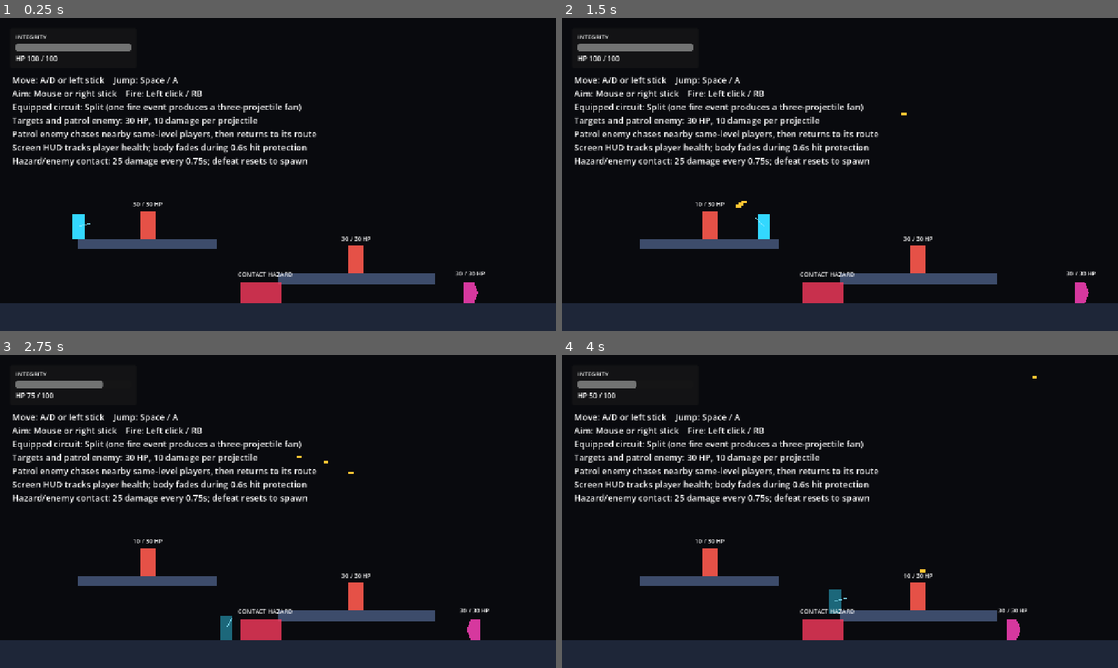
Above: before the commit, frames 1-4 (two rows, left to right).
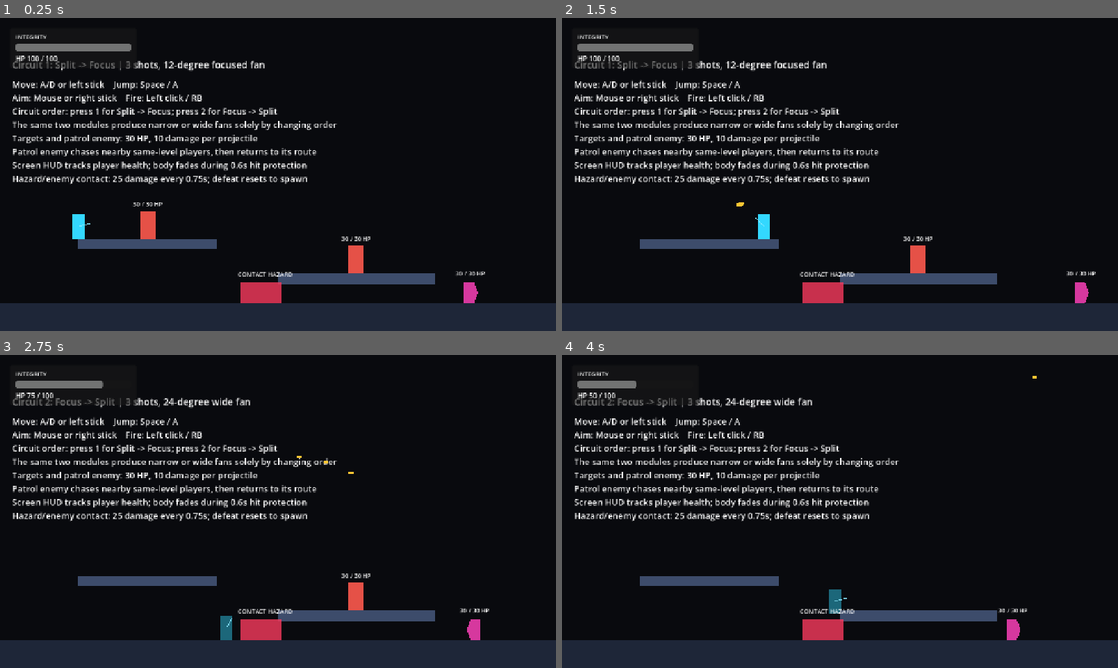
Above: after the commit, the same moments.

Repository: YangYuS8/riftwire
Game: Godot game, scene res://game/actors/player/movement_lab.tscn
Same seed, same stepped clock (60 frames per second), same inputs: the game is played once before the commit and once after it.
Inputs (mouse positions are in pixels of both pictures, inside the frame that each line leads up to):
- Up to frame 1 (0.25 s): no input
- Up to frame 2 (1.5 s): tap Enter at 0.5 s; move the mouse to (962, 158) at 0.52 s; hold D (move_right) from 0.53 s (still down); click (962, 158) at 0.6 s; tap Space (jump) at 0.77 s; tap 1 at 0.8, 1.35 s; move the mouse to (728, 190) at 1.27 s; click (728, 190) at 1.42 s
- Up to frame 3 (2.75 s): tap Space (jump) at 1.52 s; tap 2 at 1.55, 2.1 s; move the mouse to (333, 442) at 2.02 s; release D (move_right) at 2.03 s; hold A (move_left) from 2.03 s (still down); click (333, 442) at 2.3 s
- Up to frame 4 (4 s): move the mouse to (812, 574) at 2.77 s; release A (move_left) at 2.78 s; hold D (move_right) from 2.78 s (still down); click (812, 574) at 2.85 s; tap Space (jump) at 3.02, 3.77 s; tap 1 at 3.05, 3.6 s; move the mouse to (1006, 558) at 3.52 s; click (1006, 558) at 3.67 s; tap 2 at 3.8 s

The runs differ from the first frame. In frame 1, 8.1% of the frame differs, in the area x 2-61%, y 13-54%; in frame 2, 8.4%; in frame 3, 8.4%; in frame 4, 8.7%, in the area x 2-67%, y 13-82%.

Commit message:
feat: add playable Focus circuit order comparison

Diff:
--- /dev/null
+++ b/game/actors/player/movement_lab.gd
@@ -0,0 +1,108 @@
+extends Node2D
+class_name MovementLab
+
+signal circuit_changed(order: int, display_name: String)
+
+enum CircuitOrder {
+	SPLIT_THEN_FOCUS,
+	FOCUS_THEN_SPLIT,
+}
+
+const SPLIT_MODULE: Resource = preload(
+	"res://game/content/modules/default_split_module.tres"
+)
+const FOCUS_MODULE: Resource = preload(
+	"res://game/content/modules/default_focus_module.tres"
+)
+const SPLIT_THEN_FOCUS_LABEL: String = (
+	"Circuit 1: Split -> Focus | 3 shots, 12-degree focused fan"
+)
+const FOCUS_THEN_SPLIT_LABEL: String = (
+	"Circuit 2: Focus -> Split | 3 shots, 24-degree wide fan"
+)
+
+var _selected_circuit: int = CircuitOrder.SPLIT_THEN_FOCUS
+var _weapon: PlayerWeapon
+var _circuit_status: Label
+
+
+func _ready() -> void:
+	_resolve_dependencies()
+	select_circuit(CircuitOrder.SPLIT_THEN_FOCUS)
+
+
+func _unhandled_key_input(event: InputEvent) -> void:
+	if not event is InputEventKey:
+		return
+	var key_event := event as InputEventKey
+	if not key_event.pressed or key_event.echo:
+		return
+	var pressed_key := (
+		key_event.physical_keycode
+		if key_event.physical_keycode != 0
+		else key_event.keycode
+	)
+	match pressed_key:
+		KEY_1:
+			select_circuit(CircuitOrder.SPLIT_THEN_FOCUS)
+		KEY_2:
+			select_circuit(CircuitOrder.FOCUS_THEN_SPLIT)
+
+
+func select_circuit(order: int) -> void:
+	_resolve_dependencies()
+	match order:
+		CircuitOrder.SPLIT_THEN_FOCUS:
+			_apply_circuit(
+				order,
+				SPLIT_THEN_FOCUS_LABEL,
+				SPLIT_MODULE,
+				FOCUS_MODULE
+			)
+		CircuitOrder.FOCUS_THEN_SPLIT:
+			_apply_circuit(
+				order,
+				FOCUS_THEN_SPLIT_LABEL,
+				FOCUS_MODULE,
+				SPLIT_MODULE
+			)
+		_:
+			assert(false, "Unknown movement-lab circuit order: %s" % order)
+
+
+func get_selected_circuit() -> int:
+	return _selected_circuit
+
+
+func get_player_weapon() -> PlayerWeapon:
+	_resolve_dependencies()
+	return _weapon
+
+
+func get_circuit_status_text() -> String:
+	_resolve_dependencies()
+	return _circuit_status.text
+
+
+func _apply_circuit(
+	order: int,
+	display_name: String,
+	first_module: Resource,
+	second_module: Resource
+) -> void:
+	var configured_modules: Array[Resource] = []
+	configured_modules.append(first_module)
+	configured_modules.append(second_module)
+	_weapon.modules = configured_modules
+	_selected_circuit = order
+	_circuit_status.text = display_name
+	circuit_changed.emit(order, display_name)
+
+
+func _resolve_dependencies() -> void:
+	if _weapon == null:
+		_weapon = get_node_or_null("Player/Weapon") as PlayerWeapon
+	if _circuit_status == null:
+		_circuit_status = get_node_or_null("CircuitStatus") as Label
+	assert(_weapon != null, "MovementLab requires Player/Weapon.")
+	assert(_circuit_status != null, "MovementLab requires CircuitStatus.")
--- a/game/actors/player/movement_lab.tscn
+++ b/game/actors/player/movement_lab.tscn
@@ -1,10 +1,11 @@
-[gd_scene load_steps=9 format=3]
+[gd_scene load_steps=10 format=3]
 
 [ext_resource type="PackedScene" path="res://game/actors/player/player.tscn" id="1_player"]
 [ext_resource type="PackedScene" path="res://game/actors/enemies/target_dummy/target_dummy.tscn" id="2_dummy"]
 [ext_resource type="PackedScene" path="res://game/combat/damage/contact_damage_area.tscn" id="3_hazard"]
 [ext_resource type="PackedScene" path="res://game/actors/enemies/patrol_enemy/patrol_enemy.tscn" id="4_patrol_enemy"]
 [ext_resource type="PackedScene" path="res://game/ui/player_health_hud.tscn" id="5_health_hud"]
+[ext_resource type="Script" path="res://game/actors/player/movement_lab.gd" id="6_lab"]
 
 [sub_resource type="RectangleShape2D" id="RectangleShape2D_floor"]
 size = Vector2(1280, 64)
@@ -16,6 +17,7 @@
 size = Vector2(360, 24)
 
 [node name="MovementLab" type="Node2D"]
+script = ExtResource("6_lab")
 
 [node name="Camera2D" type="Camera2D" parent="."]
 position = Vector2(640, 360)
@@ -70,10 +72,18 @@
 position = Vector2(1060, 624)
 patrol_half_width = 140.0
 
+[node name="CircuitStatus" type="Label" parent="."]
+offset_left = 28.0
+offset_top = 92.0
+offset_right = 900.0
+offset_bottom = 124.0
+theme_override_font_sizes/font_size = 22
+text = "Circuit 1: Split -> Focus | 3 shots, 12-degree focused fan"
+
 [node name="Instructions" type="Label" parent="."]
 offset_left = 28.0
-offset_top = 128.0
+offset_top = 138.0
 offset_right = 1240.0
-offset_bottom = 316.0
+offset_bottom = 342.0
 theme_override_font_sizes/font_size = 20
-text = "Move: A/D or left stick    Jump: Space / A\nAim: Mouse or right stick    Fire: Left click / RB\nEquipped circuit: Split (one fire event produces a three-projectile fan)\nTargets and patrol enemy: 30 HP, 10 da …(235 unchanged characters)…
+text = "Move: A/D or left stick    Jump: Space / A\nAim: Mouse or right stick    Fire: Left click / RB\nCircuit order: press 1 for Split -> Focus; press 2 for Focus -> Split\nThe same two modules produce narrow or wide fans solely by changing order\nTargets and patrol enemy: 30 HP, 10 da …(235 unchanged characters)…
--- a/game/combat/weapons/player_weapon.tscn
+++ b/game/combat/weapons/player_weapon.tscn
@@ -1,13 +1,14 @@
-[gd_scene load_steps=4 format=3]
+[gd_scene load_steps=5 format=3]
 
 [ext_resource type="Script" path="res://game/combat/weapons/player_weapon.gd" id="1_weapon"]
 [ext_resource type="Resource" path="res://game/combat/weapons/default_base_weapon_config.tres" id="2_config"]
 [ext_resource type="Resource" path="res://game/content/modules/default_split_module.tres" id="3_split"]
+[ext_resource type="Resource" path="res://game/content/modules/default_focus_module.tres" id="4_focus"]
 
 [node name="Weapon" type="Node2D"]
 script = ExtResource("1_weapon")
 config = ExtResource("2_config")
-modules = Array[Resource]([ExtResource("3_split")])
+modules = Array[Resource]([ExtResource("3_split"), ExtResource("4_focus")])
 
 [node name="AimLine" type="Line2D" parent="."]
 points = PackedVector2Array(0, 0, 28, 0)
--- a/game/combat/weapons/shot_spec.gd
+++ b/game/combat/weapons/shot_spec.gd
@@ -64,6 +64,17 @@
 	)
 
 
+func with_direction(p_direction: Vector2, module_id: StringName = &"") -> ShotSpec:
+	return ShotSpec.new(
+		p_direction,
+		_speed,
+		_lifetime_seconds,
+		_damage,
+		_generation_depth,
+		_provenance_with(module_id)
+	)
+
+
 func with_damage(p_damage: float, module_id: StringName = &"") -> ShotSpec:
 	return ShotSpec.new(
 		_direction,
--- /dev/null
+++ b/game/content/modules/default_focus_module.tres
@@ -0,0 +1,7 @@
+[gd_resource type="Resource" script_class="FocusShotModule" load_steps=2 format=3]
+
+[ext_resource type="Script" path="res://game/content/modules/focus_shot_module.gd" id="1_focus"]
+
+[resource]
+script = ExtResource("1_focus")
+strength = 0.5
--- /dev/null
+++ b/game/content/modules/focus_shot_module.gd
@@ -0,0 +1,44 @@
+extends WeaponModule
+class_name FocusShotModule
+
+@export_range(0.0, 1.0, 0.01) var strength: float = 0.5
+
+
+func _init() -> void:
+	module_id = &"focus"
+
+
+func transform(shots: Array[ShotSpec]) -> Array[ShotSpec]:
+	var valid_shots: Array[ShotSpec] = []
+	var direction_sum := Vector2.ZERO
+	for shot in shots:
+		if shot == null:
+			continue
+		valid_shots.append(shot)
+		direction_sum += shot.direction
+
+	if valid_shots.is_empty():
+		return []
+
+	var center_direction := direction_sum.normalized()
+	if center_direction.length_squared() <= 0.000001:
+		center_direction = valid_shots[0].direction
+
+	var focus_amount := clampf(strength, 0.0, 1.0)
+	var output: Array[ShotSpec] = []
+	for shot in valid_shots:
+		var angle_delta := wrapf(
+			center_direction.angle() - shot.direction.angle(),
+			-PI,
+			PI
+		)
+		var focused_direction := shot.direction.rotated(angle_delta * focus_amount)
+		output.append(shot.with_direction(focused_direction, module_id))
+	return output
+
+
+func validation_errors() -> PackedStringArray:
+	var errors := super.validation_errors()
+	if strength < 0.0 or strength > 1.0:
+		errors.append("strength must be between zero and one")
+	return errors
--- /dev/null
+++ b/tests/integration/combat/test_movement_lab_circuit.gd
@@ -0,0 +1,49 @@
+extends GutTest
+
+const MOVEMENT_LAB_SCENE: PackedScene = preload(
+	"res://game/actors/player/movement_lab.tscn"
+)
+
+
+func test_lab_switches_between_real_module_orders() -> void:
+	var lab := MOVEMENT_LAB_SCENE.instantiate() as MovementLab
+	add_child_autofree(lab)
+	await get_tree().process_frame
+	var weapon := lab.get_player_weapon()
+	weapon.simulate_input(
+		PlayerInputFrame.new(0.0, false, false, Vector2.RIGHT),
+		0.0
+	)
+
+	var focused_fan := weapon.build_shot_specs()
+
+	assert_eq(lab.get_selected_circuit(), MovementLab.CircuitOrder.SPLIT_THEN_FOCUS)
+	assert_eq(focused_fan.size(), 3)
+	assert_almost_eq(_fan_width_degrees(focused_fan), 12.0, 0.001)
+	assert_eq(
+		focused_fan[0].provenance,
+		PackedStringArray(["split", "focus"])
+	)
+	assert_true(lab.get_circuit_status_text().contains("Split -> Focus"))
+
+	lab.select_circuit(MovementLab.CircuitOrder.FOCUS_THEN_SPLIT)
+	var wide_fan := weapon.build_shot_specs()
+
+	assert_eq(lab.get_selected_circuit(), MovementLab.CircuitOrder.FOCUS_THEN_SPLIT)
+	assert_eq(wide_fan.size(), 3)
+	assert_almost_eq(_fan_width_degrees(wide_fan), 24.0, 0.001)
+	assert_true(_fan_width_degrees(wide_fan) > _fan_width_degrees(focused_fan))
+	assert_eq(
+		wide_fan[0].provenance,
+		PackedStringArray(["focus", "split"])
+	)
+	assert_true(lab.get_circuit_status_text().contains("Focus -> Split"))
+	for shot in focused_fan:
+		assert_eq(shot.generation_depth, 1)
+	for shot in wide_fan:
+		assert_eq(shot.generation_depth, 1)
+
+
+func _fan_width_degrees(shots: Array[ShotSpec]) -> float:
+	assert(shots.size() >= 2)
+	return absf(rad_to_deg(shots[0].direction.angle_to(shots[shots.size() - 1].direction)))
--- a/tests/integration/combat/test_player_weapon_scene.gd
+++ b/tests/integration/combat/test_player_weapon_scene.gd
@@ -3,7 +3,7 @@
 const PLAYER_SCENE: PackedScene = preload("res://game/actors/player/player.tscn")
 
 
-func test_scripted_held_fire_spawns_repeatable_split_projectile_count() -> void:
+func test_scripted_held_fire_spawns_repeatable_focused_split_projectile_count() -> void:
 	var fixture := Node2D.new()
 	add_child_autofree(fixture)
 	var player := PLAYER_SCENE.instantiate() as RiftwirePlayer
@@ -60,7 +60,7 @@
 	assert_almost_eq(player.get_weapon().rotation, -PI / 2.0, 0.001)
 
 
-func test_weapon_scene_exposes_split_specs_before_spawning() -> void:
+func test_weapon_scene_exposes_split_then_focus_specs_before_spawning() -> void:
 	var player := PLAYER_SCENE.instantiate() as RiftwirePlayer
 	add_child_autofree(player)
 	await get_tree().process_frame
@@ -72,12 +72,12 @@
 	var specs := player.get_weapon().build_shot_specs()
 
 	assert_eq(specs.size(), 3)
-	assert_true(specs[0].direction.y < 0.0)
+	assert_almost_eq(specs[0].direction.angle(), deg_to_rad(-6.0), 0.0001)
 	assert_almost_eq(specs[1].direction.angle(), 0.0, 0.0001)
-	assert_true(specs[2].direction.y > 0.0)
+	assert_almost_eq(specs[2].direction.angle(), deg_to_rad(6.0), 0.0001)
 	for spec in specs:
 		assert_eq(spec.generation_depth, 1)
-		assert_eq(spec.provenance, PackedStringArray(["split"]))
+		assert_eq(spec.provenance, PackedStringArray(["split", "focus"]))
 
 
 func _projectiles_in(parent: Node) -> Array[BaseProjectile]:
--- a/tests/unit/combat/test_weapon_shot_pipeline.gd
+++ b/tests/unit/combat/test_weapon_shot_pipeline.gd
@@ -78,6 +78,74 @@
 		assert_almost_eq(shot.damage, 10.0, 0.001)
 
 
+func test_focus_converges_existing_fan_without_generating_shots() -> void:
+	var focus := FocusShotModule.new()
+	focus.strength = 0.5
+	var shots: Array[ShotSpec] = [
+		ShotSpec.new(
+			Vector2.RIGHT.rotated(deg_to_rad(-12.0)),
+			720.0,
+			1.5,
+			10.0,
+			1,
+			PackedStringArray(["split"])
+		),
+		ShotSpec.new(
+			Vector2.RIGHT,
+			720.0,
+			1.5,
+			10.0,
+			1,
+			PackedStringArray(["split"])
+		),
+		ShotSpec.new(
+			Vector2.RIGHT.rotated(deg_to_rad(12.0)),
+			720.0,
+			1.5,
+			10.0,
+			1,
+			PackedStringArray(["split"])
+		),
+	]
+
+	var result := focus.transform(shots)
+
+	assert_eq(result.size(), 3)
+	assert_almost_eq(result[0].direction.angle(), deg_to_rad(-6.0), 0.0001)
+	assert_almost_eq(result[1].direction.angle(), 0.0, 0.0001)
+	assert_almost_eq(result[2].direction.angle(), deg_to_rad(6.0), 0.0001)
+	for shot in result:
+		assert_eq(shot.generation_depth, 1)
+		assert_eq(shot.provenance, PackedStringArray(["split", "focus"]))
+	assert_almost_eq(shots[0].direction.angle(), deg_to_rad(-12.0), 0.0001)
+	assert_eq(shots[0].provenance, PackedStringArray(["split"]))
+
+
+func test_split_and_focus_order_changes_visible_fan_width() -> void:
+	var split := SplitShotModule.new()
+	split.projectile_count = 3
+	split.spread_degrees = 24.0
+	var focus := FocusShotModule.new()
+	focus.strength = 0.5
+	var split_then_focus: Array[WeaponModule] = [split, focus]
+	var focus_then_split: Array[WeaponModule] = [focus, split]
+	var base_spec := ShotSpec.new(Vector2.RIGHT, 720.0, 1.5, 10.0)
+
+	var focused_fan := WeaponShotPipeline.new(split_then_focus).build(base_spec)
+	var wide_fan := WeaponShotPipeline.new(focus_then_split).build(base_spec)
+
+	assert_eq(focused_fan.size(), 3)
+	assert_eq(wide_fan.size(), 3)
+	assert_almost_eq(_fan_width_degrees(focused_fan), 12.0, 0.001)
+	assert_almost_eq(_fan_width_degrees(wide_fan), 24.0, 0.001)
+	assert_eq(focused_fan[0].provenance, PackedStringArray(["split", "focus"]))
+	assert_eq(wide_fan[0].provenance, PackedStringArray(["focus", "split"]))
+	for shot in focused_fan:
+		assert_eq(shot.generation_depth, 1)
+	for shot in wide_fan:
+		assert_eq(shot.generation_depth, 1)
+
+
 func test_pipeline_caps_output_at_thirty_two_specs() -> void:
 	var modules: Array[WeaponModule] = []
 	for _module_index in range(4):
@@ -121,3 +189,8 @@
 	assert_almost_eq(result[0].damage, 7.5, 0.001)
 	assert_eq(result[0].generation_depth, 0)
 	assert_true(result[0].provenance.is_empty())
+
+
+func _fan_width_degrees(shots: Array[ShotSpec]) -> float:
+	assert(shots.size() >= 2)
+	return absf(rad_to_deg(shots[0].direction.angle_to(shots[shots.size() - 1].direction)))
